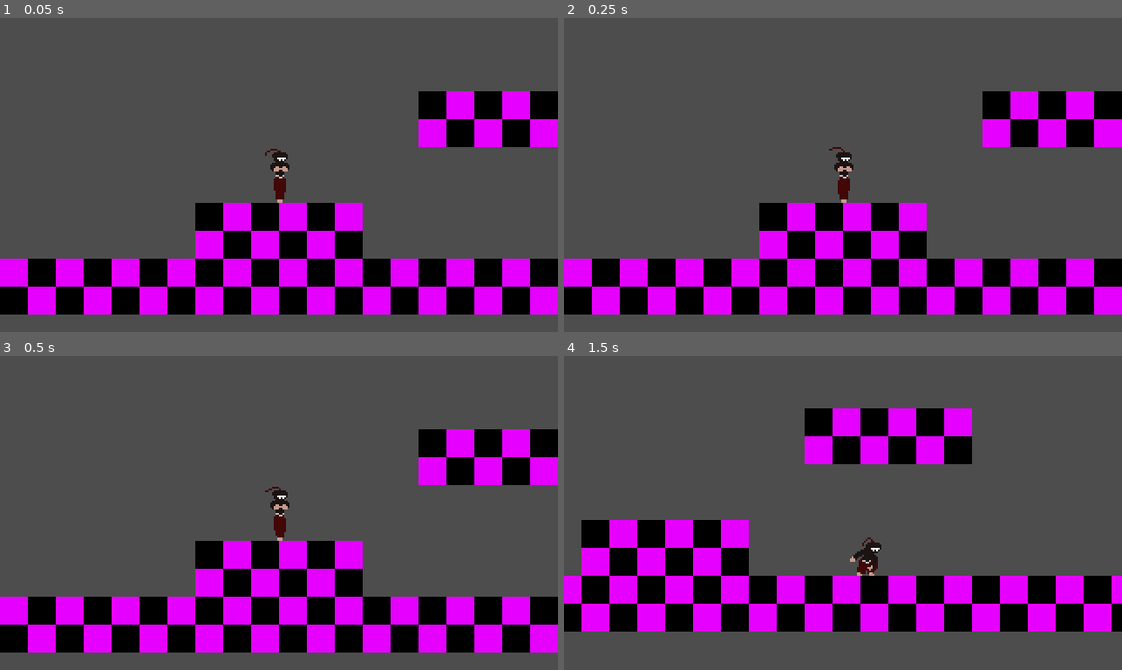
Above: before the commit, frames 1-4 (two rows, left to right).
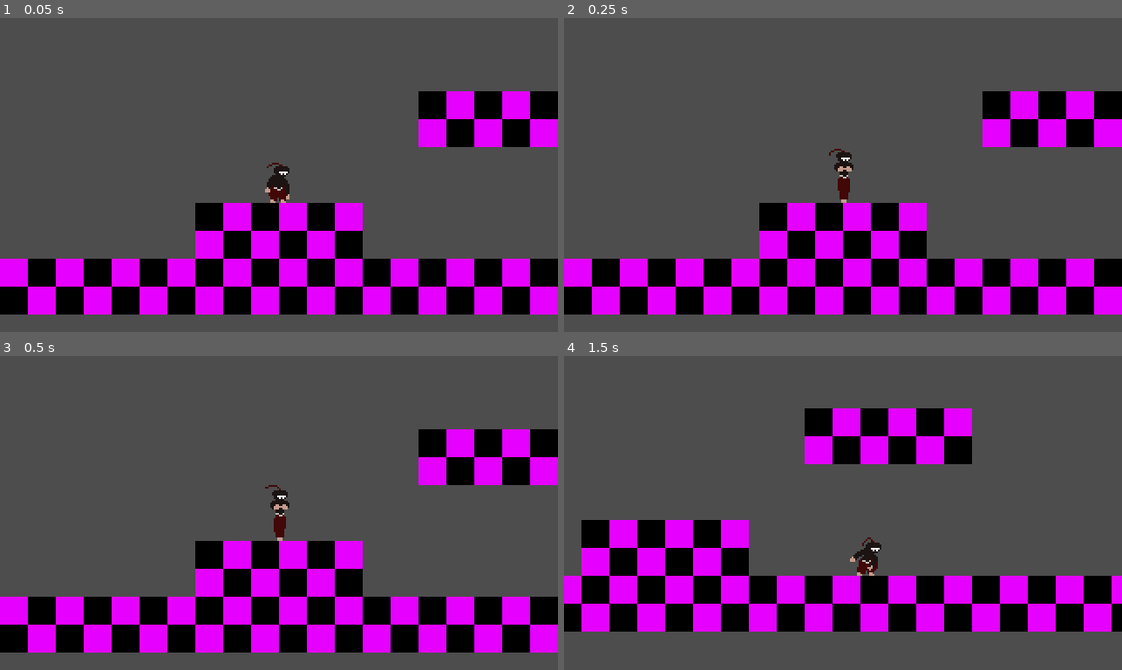
Above: after the commit, the same moments.

Repository: lowercasewords/shinobi-strike
Game: Godot game, scene res://scenes/levels/test_map.tscn
Same seed, same stepped clock (60 frames per second), same inputs: the game is played once before the commit and once after it.
Inputs:
- Up to frame 1 (0.05 s): no input
- Up to frame 2 (0.25 s): no input
- Up to frame 3 (0.5 s): no input
- Up to frame 4 (1.5 s): tap Enter (ui_accept) at 0.5, 0.77 s; hold Right (ui_right) from 0.53 s (still down)

The runs differ from the first frame. In frame 1, 0.4% of the frame differs, in the area x 47-52%, y 41-59%; in frame 2, less than 0.1%; in frame 3, less than 0.1%; in frame 4, nothing differs.

Commit message:
added falling trigger when walking off the ledge

Diff:
--- a/scenes/player/airbone_state.gd
+++ b/scenes/player/airbone_state.gd
@@ -11,7 +11,8 @@
 		transitioned.emit(self, StateMachine.LAND)
 		return StateMachine.LAND
 
-	if not player.is_on_floor() and player.velocity.y > 0 and current_state_name != StateMachine.FALL:
+	if fall_state_triggered():
 		transitioned.emit(self, StateMachine.FALL)
 		return StateMachine.FALL
+
 	return ""
--- a/scenes/player/grounded_state.gd
+++ b/scenes/player/grounded_state.gd
@@ -20,6 +20,10 @@
 func check_grounded_transitions() -> String:
 	var current_state_name: String = player.state_machine.current_state.name.to_lower()
 
+	if fall_state_triggered():
+		transitioned.emit(self, StateMachine.FALL)
+		return StateMachine.FALL
+
 	if jump_state_triggered():
 		transitioned.emit(self, StateMachine.JUMP)
 		return StateMachine.JUMP
--- a/scenes/state.gd
+++ b/scenes/state.gd
@@ -18,6 +18,9 @@
 func windup_finsh() -> void: pass
 func _on_animation_finished(): pass
 
+func fall_state_triggered() -> bool:
+	return not player.is_on_floor() and player.velocity.y > 0 and player.state_machine.current_state.name.to_lower() != StateMachine.FALL
+
 func _ready():
 	if not player.is_node_ready():
 		await player.ready
